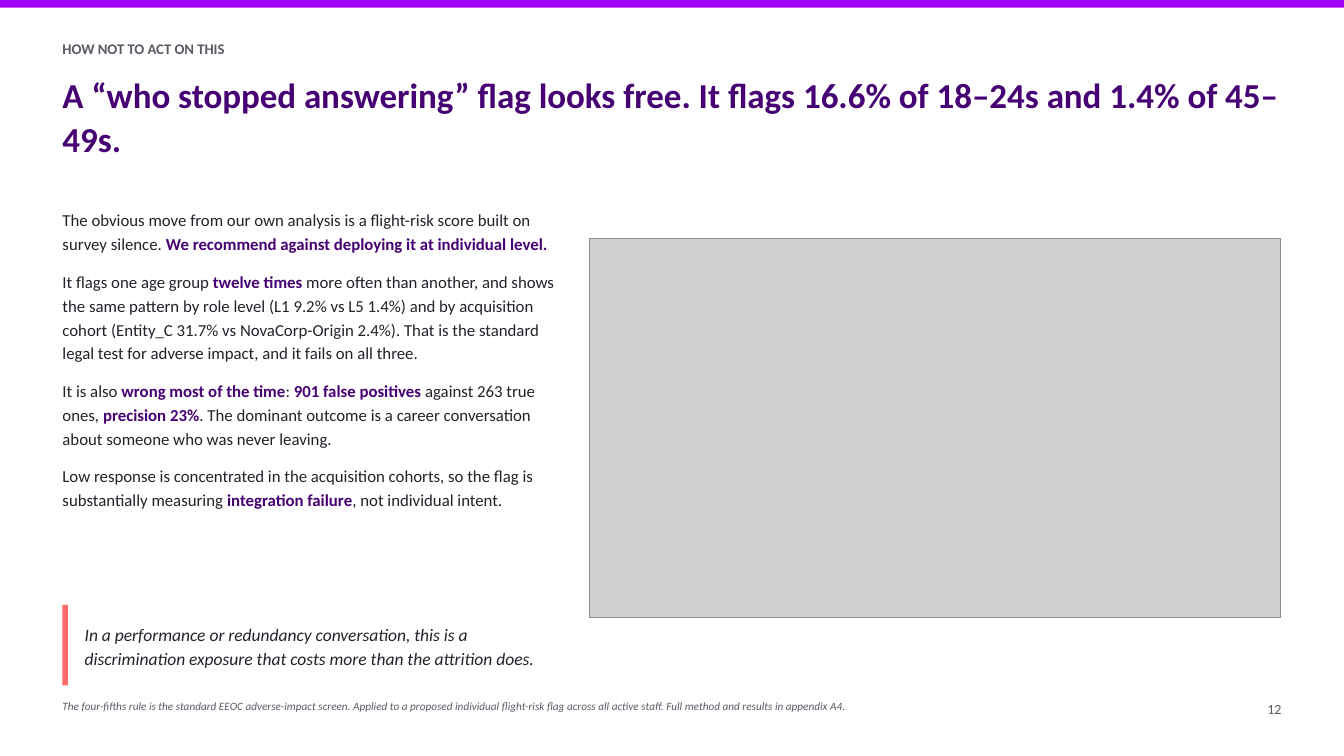
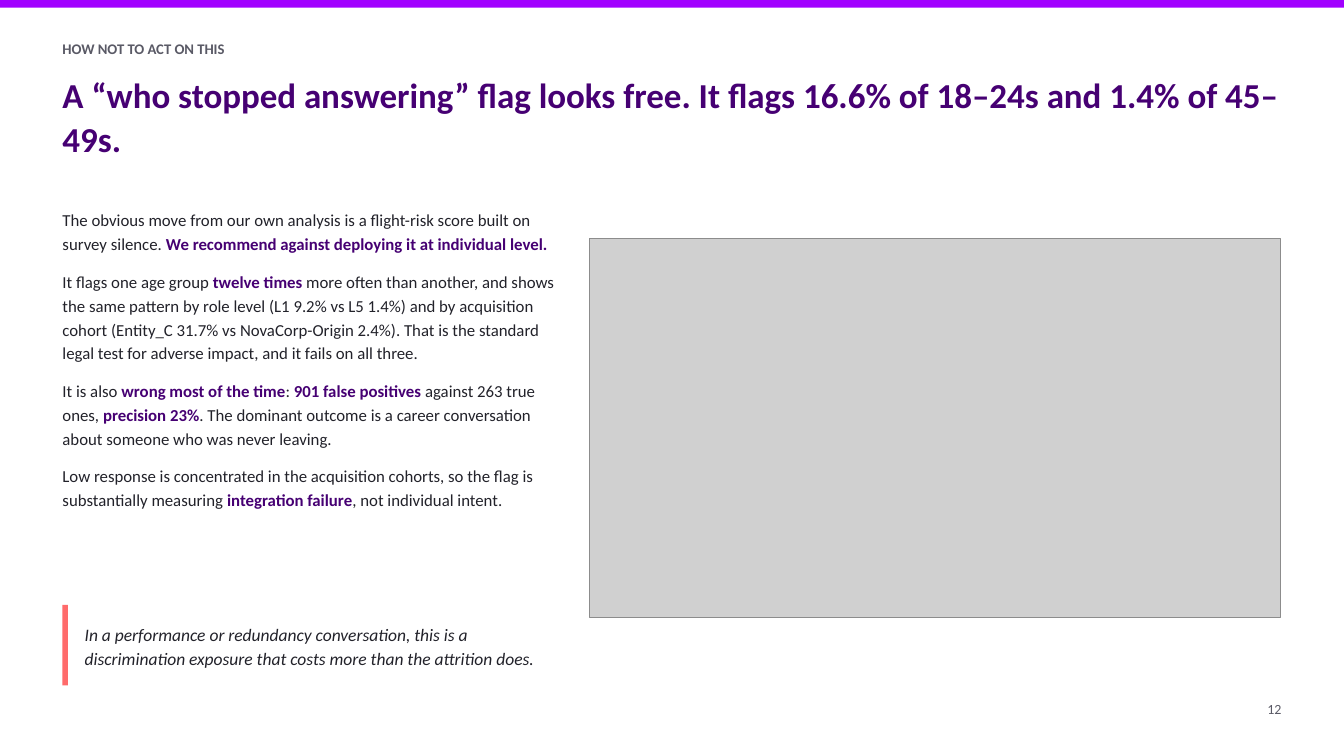
Before and after one commit to athxrva21/subaa_datathon, a slide deck: slide 12 of deck/NovaCorp_deck.pptx. Drawn at 1344x756 pixels with LibreOffice and Linux fonts; fonts in the diff are those of the drawing; grey boxes stand for pictures. Boxes give left, top, right and bottom in pixels: in the first picture for what was removed or moved away, otherwise in the second. Text is boxed around its words. In the diff, an @@ line names an element or a change of style, - is before the commit and + after.

```diff
--- a/deck/NovaCorp_deck.pptx
+++ b/deck/NovaCorp_deck.pptx
@@ text removed at (62,702,845,712) @@
-The four-fifths rule is the standard EEOC adverse-impact screen. Applied to a proposed individual flight-risk flag across all active staff. Full method and results in appendix A4.
```
Also in this commit, not shown: 14 other slides changed, 3 other files.
